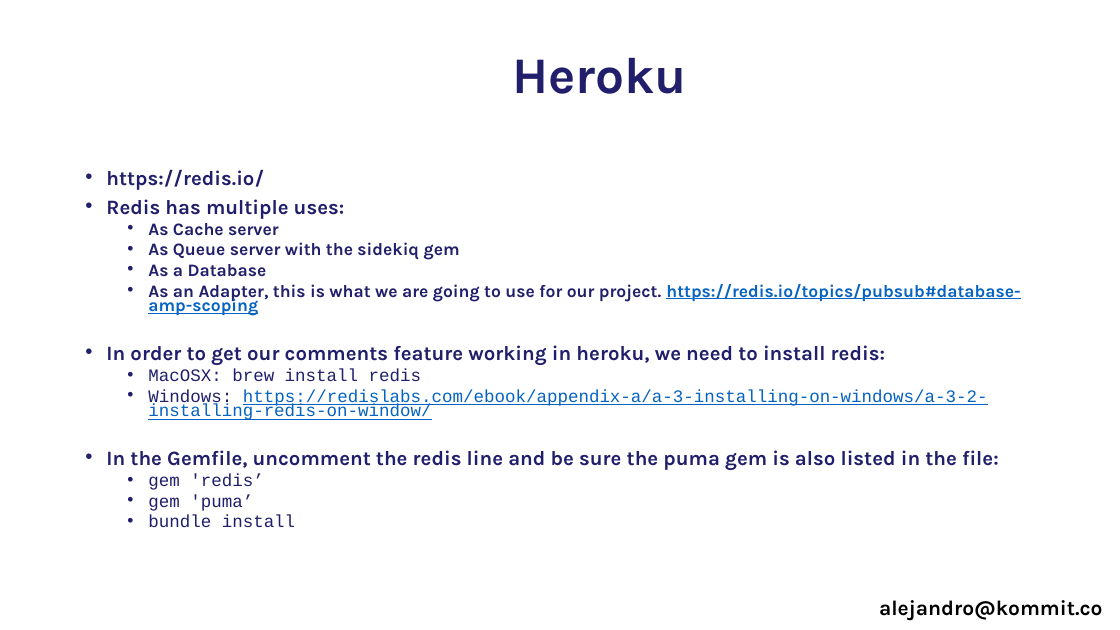
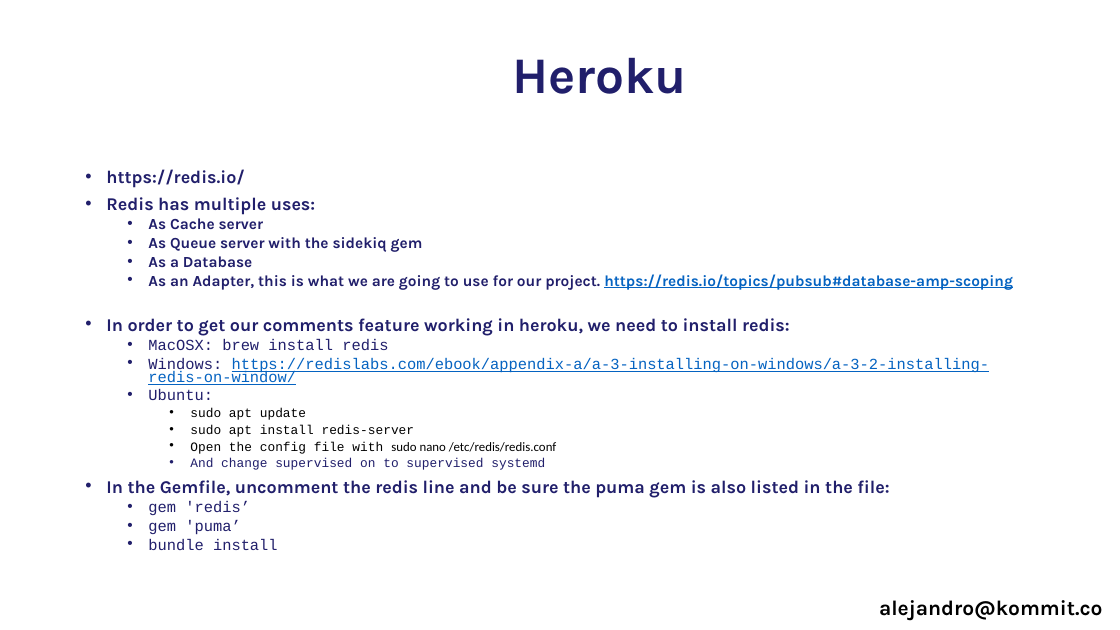
Before and after one commit to alejandrotoro/RubyOnRailsCourse, a slide deck: slide 7 of Section 10 - Heroku.pptx. Drawn at 1120x630 pixels with LibreOffice and Linux fonts; fonts in the diff are those of the drawing; background and template pictures are left out. Boxes give left, top, right and bottom in pixels: in the first picture for what was removed or moved away, otherwise in the second. Text is boxed around its words. In the diff, an @@ line names an element or a change of style, - is before the commit and + after.

Commit message:
Update the Heroku slides

```diff
--- a/Section 10 - Heroku.pptx
+++ b/Section 10 - Heroku.pptx
@@ text at (106, 169, 1013, 550): size 17.5 to 15.4 pt in "https://redis.io/", "Redis has multiple uses:", "In order to get our comments feature ...", "In the Gemfile, uncomment the redis line ..."; size 15 to 13.2 pt in "As Cache server", "As Queue server with the sidekiq gem", "As a Database", "As an Adapter, this is what we ..." and 5 more places @@
@@ text at (148, 389, 556, 470): paragraphs added @@
+  • Ubuntu:
+    • sudo apt update
+    • sudo apt install redis-server
+    • Open the config file with sudo nano /etc/redis/redis.conf
+    • And change supervised on to supervised systemd
```
Also in this commit, not shown: 1 other slide changed, 1 other file.
